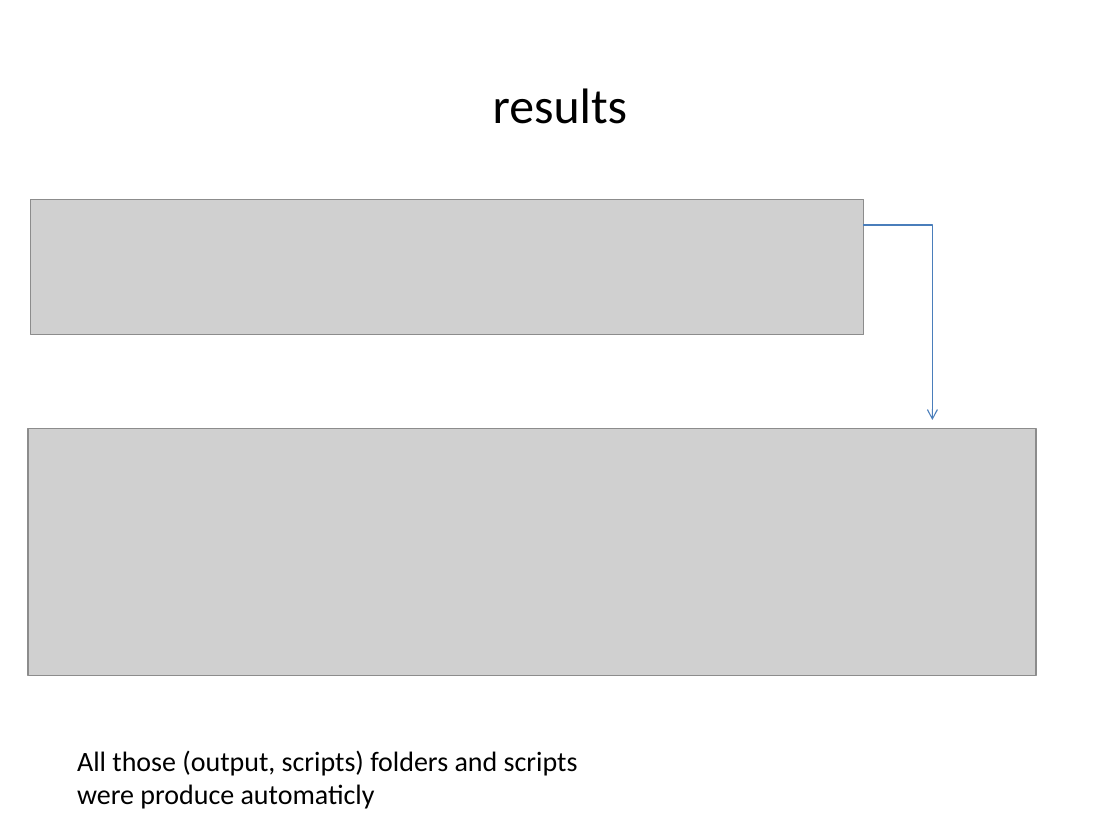
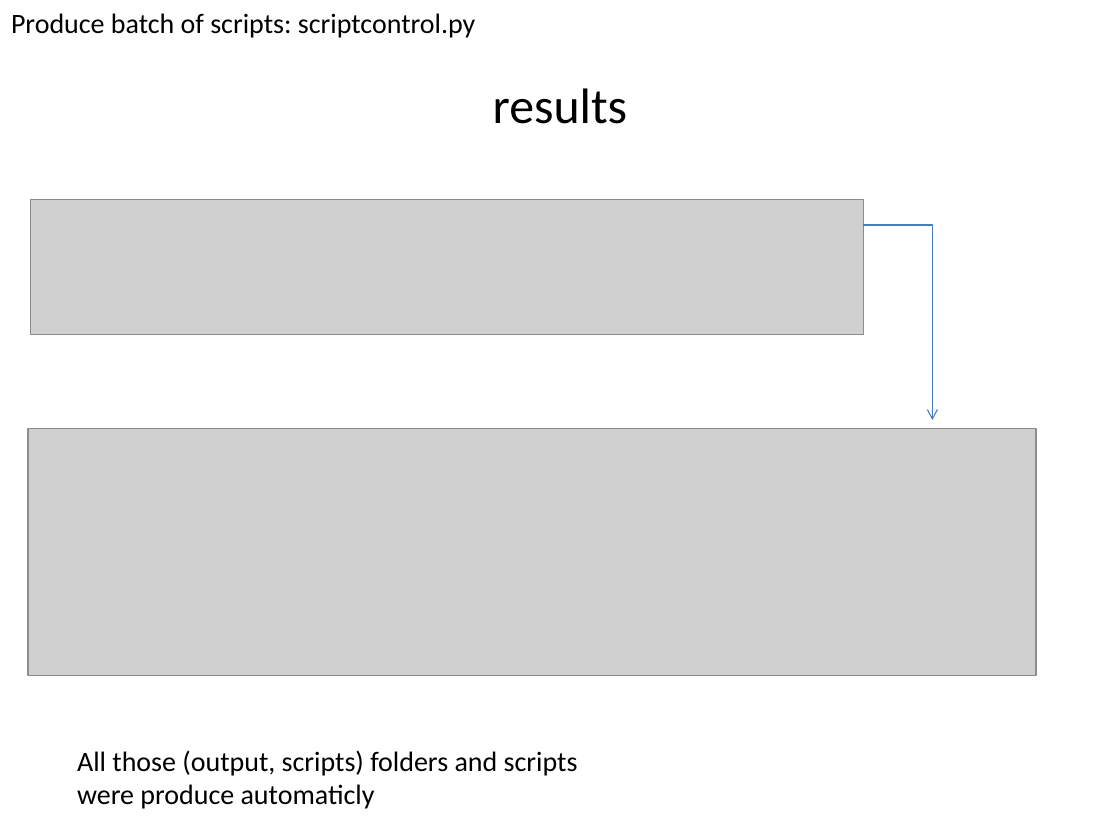
Before and after one commit to vitogump/lifelit, a slide deck: slide 8 of userGuide.pptx. Drawn at 1120x840 pixels with LibreOffice and Linux fonts; fonts in the diff are those of the drawing; grey boxes stand for pictures. Boxes give left, top, right and bottom in pixels: in the first picture for what was removed or moved away, otherwise in the second. Text is boxed around its words. In the diff, an @@ line names an element or a change of style, - is before the commit and + after.

```diff
--- a/userGuide.pptx
+++ b/userGuide.pptx
@@ text added at [11, 13, 475, 38], 18 pt, text #000000 @@
+Produce batch of scripts: scriptcontrol.py
```
Also in this commit, not shown: 1 other slide changed, 1 slide added.
